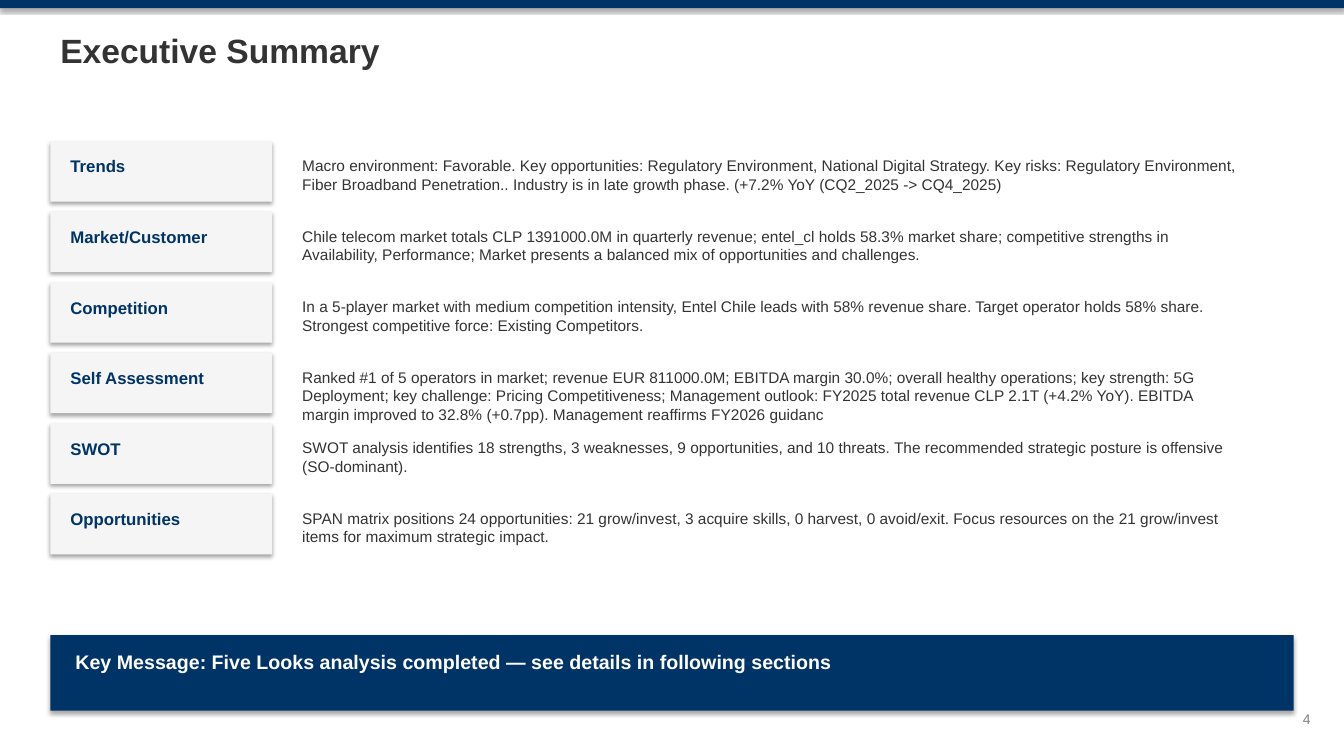
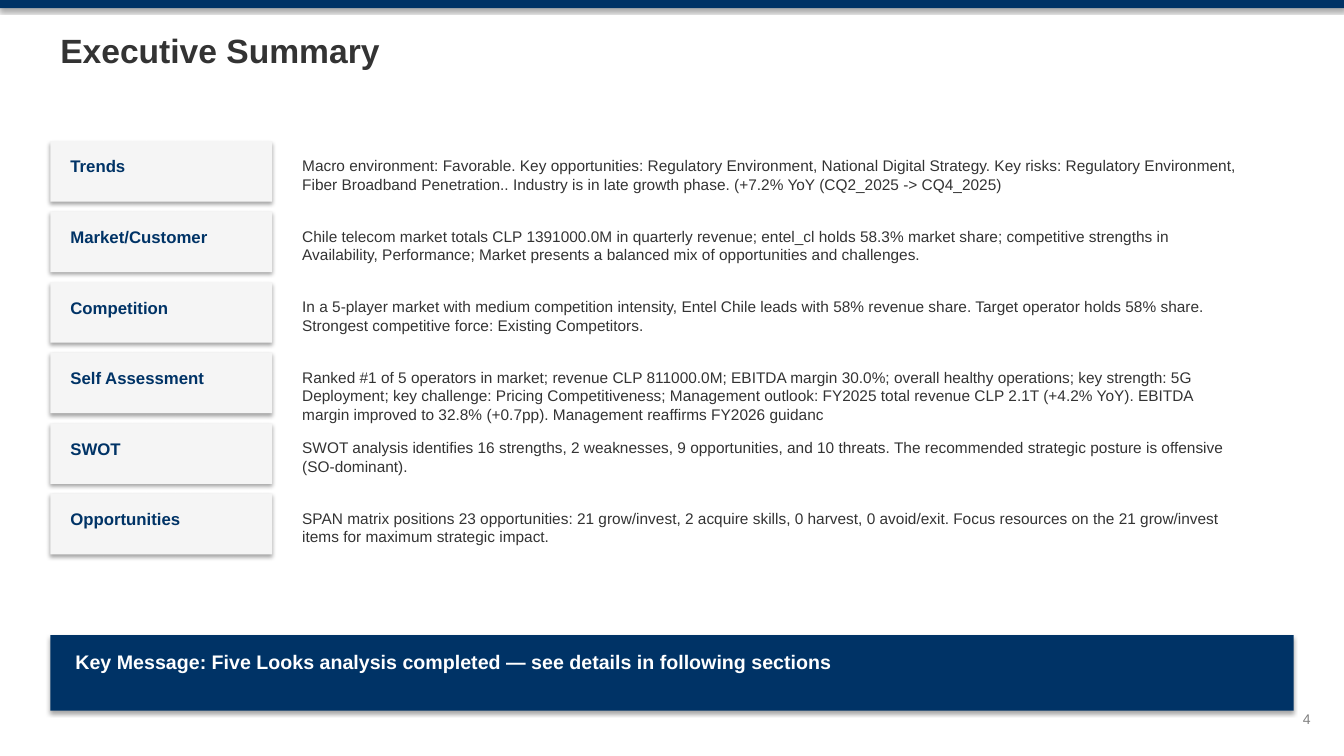
Before and after one commit to mypinseeker/BLM-Financial-Report-Analysis, a slide deck: slide 4 of reports/chile/entel_cl/CQ4_2025/blm_entel_cl_analysis_cq4_2025.pptx. Drawn at 1344x756 pixels with LibreOffice and Linux fonts; fonts in the diff are those of the drawing. Boxes give left, top, right and bottom in pixels: in the first picture for what was removed or moved away, otherwise in the second. Text is boxed around its words. In the diff, an @@ line names an element or a change of style, - is before the commit and + after.

```diff
--- a/reports/chile/entel_cl/CQ4_2025/blm_entel_cl_analysis_cq4_2025.pptx
+++ b/reports/chile/entel_cl/CQ4_2025/blm_entel_cl_analysis_cq4_2025.pptx
@@ text at <box>302,372,1194,423</box>: text changed @@
-Ranked #1 of 5 operators in market; revenue EUR 811000.0M; EBITDA margin 30.0%; overall healthy operations; key strength: 5G Deployment; key challenge: Pricing Competitiveness; Management outlook: FY2025 total revenue CLP 2.1T (+4.2% YoY). EBITDA margin improved to 32.8% (+0.7pp). Management reaffirms FY2026 guidanc
+Ranked #1 of 5 operators in market; revenue CLP 811000.0M; EBITDA margin 30.0%; overall healthy operations; key strength: 5G Deployment; key challenge: Pricing Competitiveness; Management outlook: FY2025 total revenue CLP 2.1T (+4.2% YoY). EBITDA margin improved to 32.8% (+0.7pp). Management reaffirms FY2026 guidanc
@@ text at <box>302,442,1222,475</box>: text changed @@
-SWOT analysis identifies 18 strengths, 3 weaknesses, 9 opportunities, and 10 threats. The recommended strategic posture is offensive (SO-dominant).
+SWOT analysis identifies 16 strengths, 2 weaknesses, 9 opportunities, and 10 threats. The recommended strategic posture is offensive (SO-dominant).
@@ text at <box>302,513,1218,545</box>: text changed @@
-SPAN matrix positions 24 opportunities: 21 grow/invest, 3 acquire skills, 0 harvest, 0 avoid/exit. Focus resources on the 21 grow/invest items for maximum strategic impact.
+SPAN matrix positions 23 opportunities: 21 grow/invest, 2 acquire skills, 0 harvest, 0 avoid/exit. Focus resources on the 21 grow/invest items for maximum strategic impact.
```
Also in this commit, not shown: 11 other slides changed, 4 other files.
